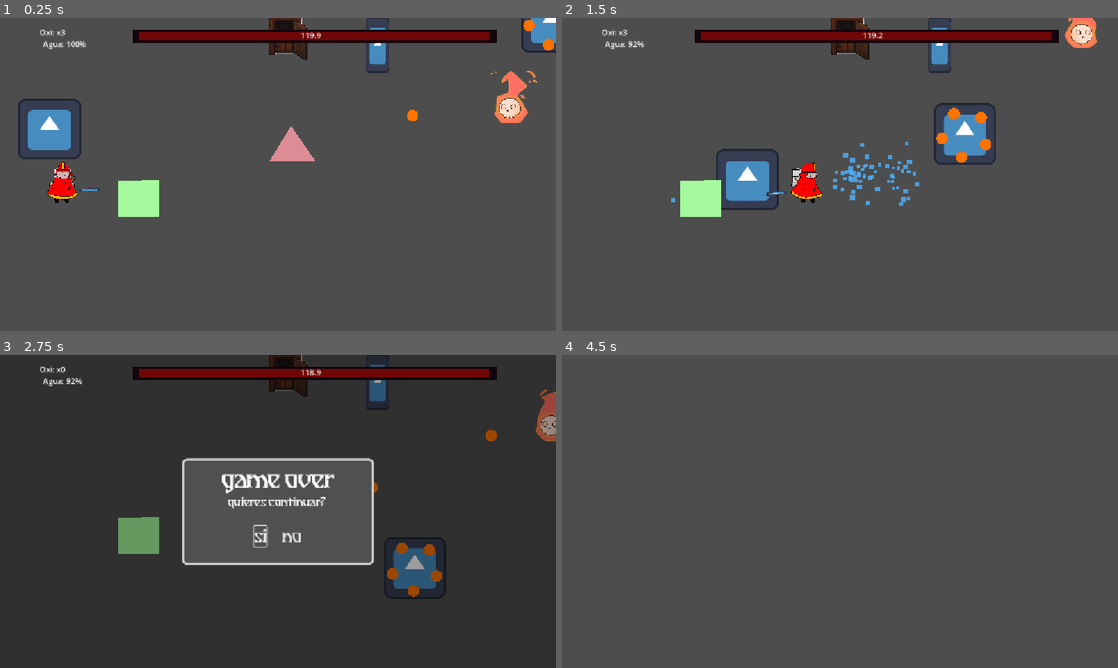
Above: before the commit, frames 1-4 (two rows, left to right).
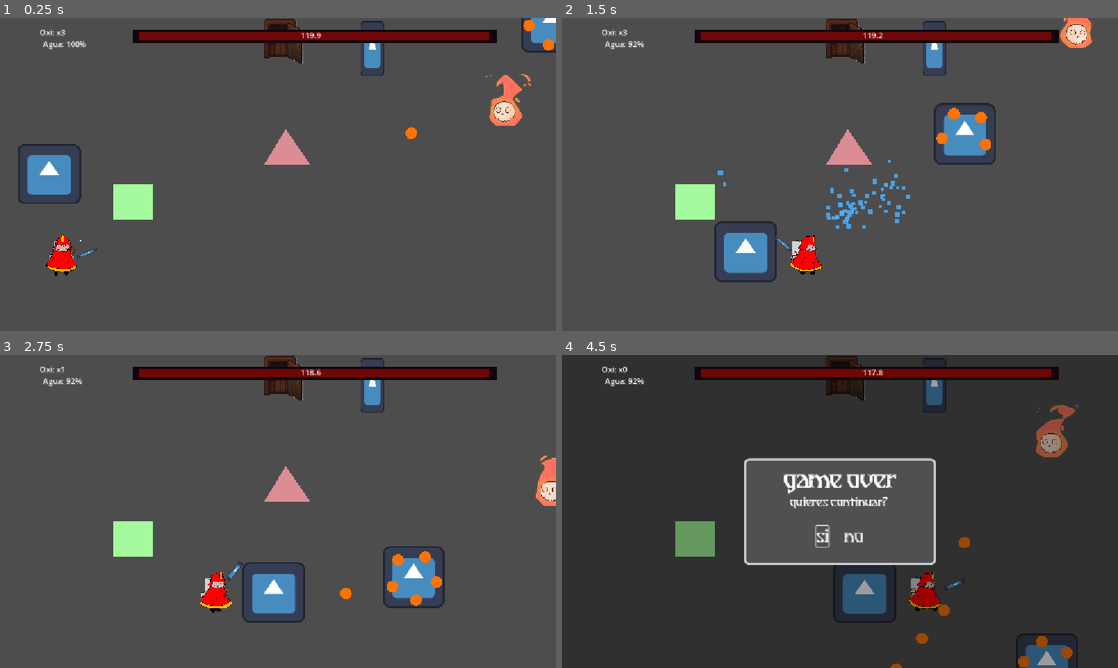
Above: after the commit, the same moments.

Repository: gsMolina02/GameJam
Game: Godot game, scene res://Scenes/escena_prueba.tscn
Two runs of this game, one before a commit and one after it. Both use one fixed random seed, a clock stepped at 60 frames per second and the inputs below. This scene is started directly instead of the project's main scene. The engine's default icon, where the game draws it, is replaced by a stand-in: a white triangle on a blue panel in a dark square.
Inputs (mouse positions are in pixels of both pictures, inside the frame that each line leads up to):
- Up to frame 1 (0.25 s): no input
- Up to frame 2 (1.5 s): tap Enter (ui_accept) at 0.5, 0.77 s; move the mouse to (962, 158) at 0.52 s; press the mouse at (962, 158) at 0.53 s; hold D (right) from 0.53 s (still down); move the mouse to (728, 190) at 1.27 s; release the mouse at (728, 190) at 1.28 s; tap F (interact) at 1.35 s
- Up to frame 3 (2.75 s): tap Enter (ui_accept) at 1.52 s; move the mouse to (333, 442) at 2.02 s; release D (right) at 2.03 s; hold A (left) from 2.03 s (still down); right-click (333, 442) at 2.1 s
- Up to frame 4 (4.5 s): move the mouse to (812, 574) at 2.77 s; release A (left) at 2.78 s; hold D (right) 2.78-3.5 s; click (812, 574) at 2.85 s; tap Enter (ui_accept) at 3.02 s; click (840, 467) at 3.5 s, where only the run before the commit has a clickable "Iniciar Juego"; move the mouse to (1006, 558) at 4.27 s; hold D (right) from 4.28 s (still down); tap F (interact) at 4.35 s

The runs differ from the first frame. In frame 1, 5.1% of the frame differs, in the area x 3-97%, y 0-83%; in frame 2, 6.5%; in frame 3, 87%; in frame 4, 90%, in the area x 0-100%, y 0-100%.

Commit message:
Intergacion con el ultimo  main de sstiven

Diff:
--- a/BomberoMichiGame/Scenes/Levels/cuarto_2.tscn
+++ b/BomberoMichiGame/Scenes/Levels/cuarto_2.tscn
@@ -15,7 +15,7 @@
 position = Vector2(571.99994, 459.99994)
 
 [node name="PuertaCuarto2" parent="." instance=ExtResource("3_4eho5")]
-position = Vector2(435, 524)
+position = Vector2(432, 550)
 escena_destino = "uid://c2fcfdi28gc84"
 nombre_puerta_destino = "PuertaCuarto1"
 
--- a/BomberoMichiGame/Scenes/escena_prueba.tscn
+++ b/BomberoMichiGame/Scenes/escena_prueba.tscn
@@ -9,12 +9,12 @@
 [ext_resource type="PackedScene" uid="uid://bmhb6a78qs4n" path="res://Objects/Boxes/box.tscn" id="5_gdsp3"]
 [ext_resource type="PackedScene" uid="uid://bwg0w8g826tus" path="res://Scenes/Entities/tanque_oxigeno.tscn" id="5_qjlt0"]
 [ext_resource type="PackedScene" uid="uid://dl17mnvx428mm" path="res://Scenes/UI/hud.tscn" id="6_qjlt0"]
-[ext_resource type="PackedScene" uid="uid://bkxihhd4v43qm" path="res://Interfaces/puse_menu.tscn" id="7_pause"]
+[ext_resource type="PackedScene" path="res://Interfaces/puse_menu.tscn" id="7_pause"]
 [ext_resource type="PackedScene" uid="uid://oysdlu64rb7d" path="res://Scenes/Entities/puerta.tscn" id="11_p5njm"]
-[ext_resource type="Script" uid="uid://bmi6b0fff8sy" path="res://Scripts/room_manager.gd" id="12_p5njm"]
+[ext_resource type="Script" uid="uid://bmi6b0xff8sy" path="res://Scripts/room_manager.gd" id="12_p5njm"]
 
 [node name="escenaPrueba" type="Node2D"]
-position = Vector2(439, 348)
+position = Vector2(428, 355)
 script = ExtResource("1_v2ygx")
 
 [node name="mascota" parent="." instance=ExtResource("1_uapuf")]
@@ -23,7 +23,7 @@
 objetivo = NodePath("../personajePrincipal")
 
 [node name="personajePrincipal" parent="." instance=ExtResource("2_1in75")]
-position = Vector2(-313.99997, -4.9999924)
+position = Vector2(-303.99997, 138.00003)
 scale = Vector2(1.0000006, 1.0237389)
 
 [node name="jefe" parent="." instance=ExtResource("3_1in75")]
--- a/BomberoMichiGame/node_2d.tscn
+++ b/BomberoMichiGame/node_2d.tscn
@@ -1,3 +1,4 @@
 [gd_scene format=3 uid="uid://bxmxxuolniek5"]
 
 [node name="Node2D" type="Node2D"]
+position = Vector2(3, 0)
